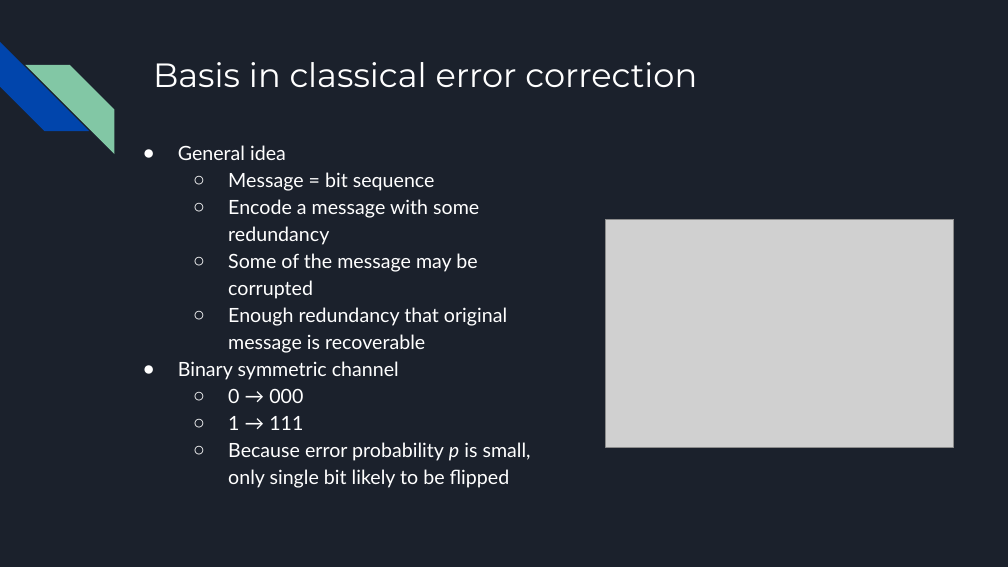
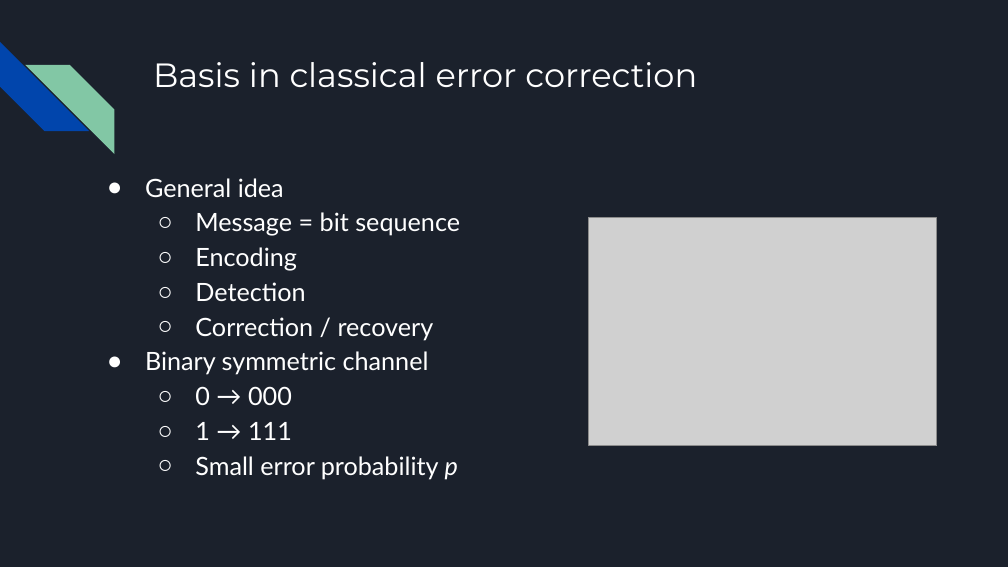
Before and after one commit to philippemnoel/QuantumErrorCorrectionProject, a slide deck: slide 2 of QEC Final Project.pptx. Drawn at 1008x567 pixels with LibreOffice and Linux fonts; fonts in the diff are those of the drawing; grey boxes stand for pictures. Boxes give left, top, right and bottom in pixels: in the first picture for what was removed or moved away, otherwise in the second. Text is boxed around its words. In the diff, an @@ line names an element or a change of style, - is before the commit and + after.

```diff
--- a/QEC Final Project.pptx
+++ b/QEC Final Project.pptx
@@ text "General idea": place and size @@
-text "General idea" at <box>178,145,531,488</box>
+text "General idea" at <box>145,178,460,479</box>
@@ text at <box>145,178,460,440</box>: size 14 to 18 pt in "General idea", "Message = bit sequence", "Binary symmetric channel", "0 → 000" and 1 more places; indent changed @@
@@ picture: place and size @@
-picture at <box>606,219,954,447</box>
+picture at <box>589,218,936,446</box>
@@ text at <box>195,247,434,340</box>: text changed; size 14 to 18 pt @@
-  ○ Encode a message with some redundancy
-  ○ Some of the message may be corrupted
-  ○ Enough redundancy that original message is recoverable
+  ○ Encoding
+  ○ Detection
+  ○ Correction / recovery
@@ text at <box>195,456,458,479</box>: text changed; size 14 to 18 pt @@
-  ○ Because error probability p is small, only single bit likely to be flipped
+  ○ Small error probability p
```
Also in this commit, not shown: 5 other slides changed.
